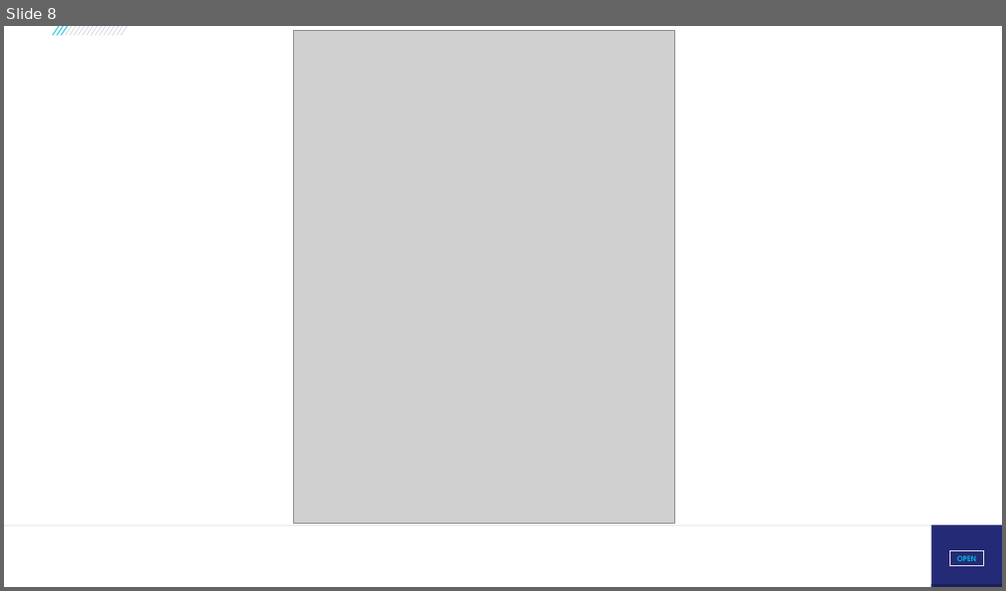
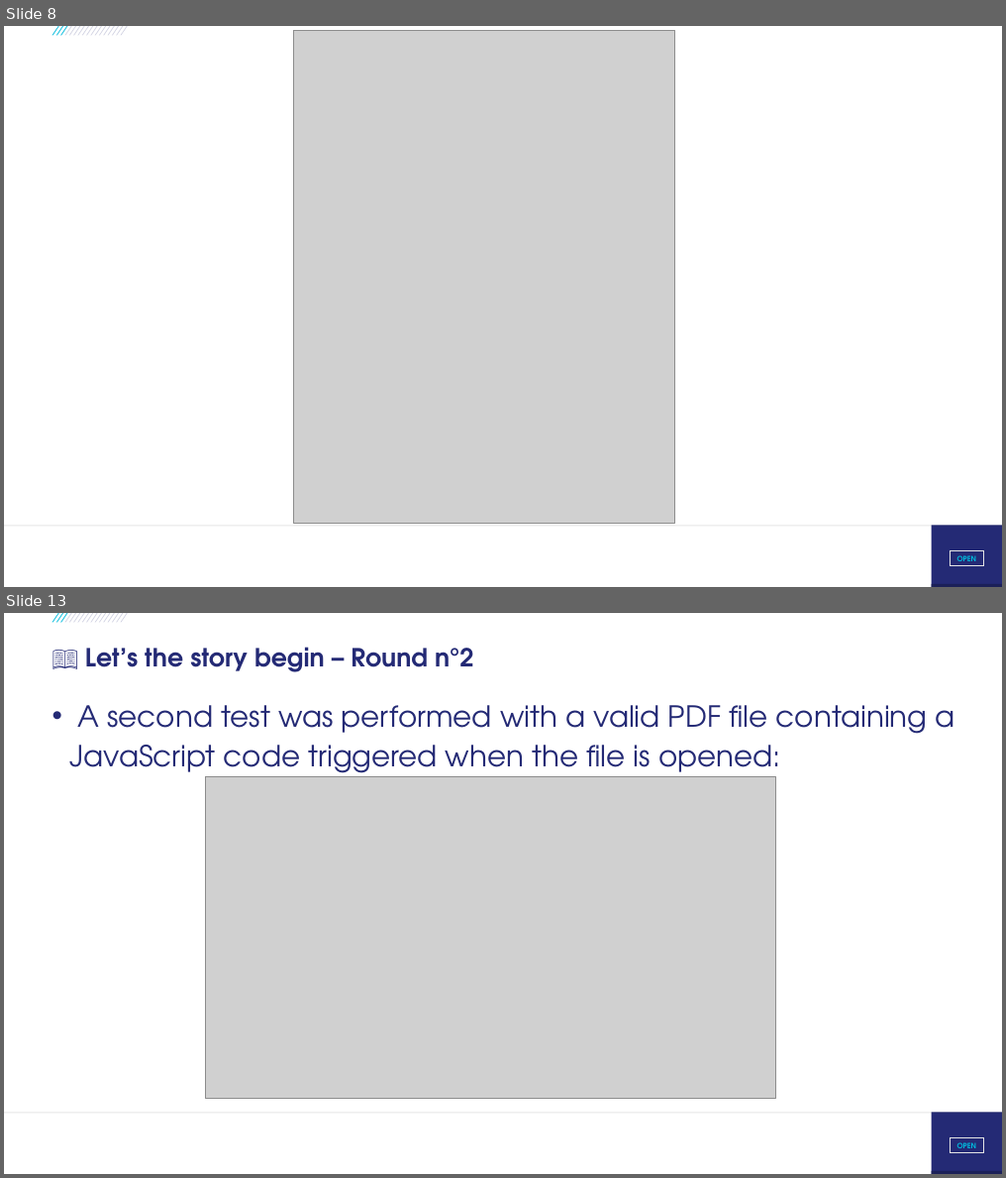
Before and after one commit to righettod/voxxeddays-lux-2026, a slide deck: presentation.pptx. Shown one above the other, each under a label of ours: slide 8 before the commit, slides 8 and 13 after it; the slides between them are not shown. The pictures are 1006x591 and 1006x1178 pixels, drawn with LibreOffice and Linux fonts; fonts in the diff are those of the drawing; grey boxes stand for pictures; background and template pictures are left out. Boxes give left, top, right and bottom in pixels: in the first picture for what was removed or moved away, otherwise in the second. Text is boxed around its words. In the diff, an @@ line names an element or a change of style, - is before the commit and + after.

```diff
--- a/presentation.pptx
+++ b/presentation.pptx
@@ slide 13 added at (x1=4, y1=613, x2=1002, y2=1174), background #FFFFFF; not listed: 21 template elements that a slide beside it also shows @@
@@ title added at (x1=85, y1=647, x2=473, y2=672), 24 pt, text #242A75, bold @@
+📖 Let’s the story begin – Round n°2
@@ text added at (x1=69, y1=705, x2=955, y2=780), 28 pt, text #242A75 @@
+• A second test was performed with a valid PDF file containing a JavaScript code triggered when the file is opened:
@@ picture added at (x1=206, y1=777, x2=776, y2=1098) @@
```
Also in this commit, not shown: 1 slide changed, 8 other slides added, 2 other files.
